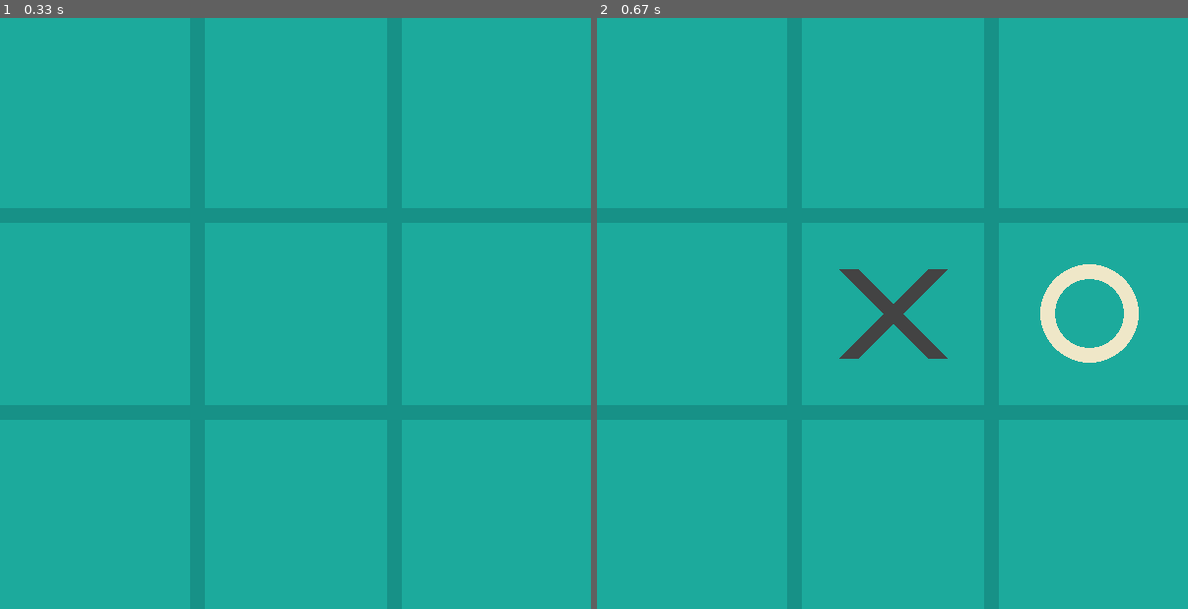
Above: before the commit, frames 1-2 (left to right).
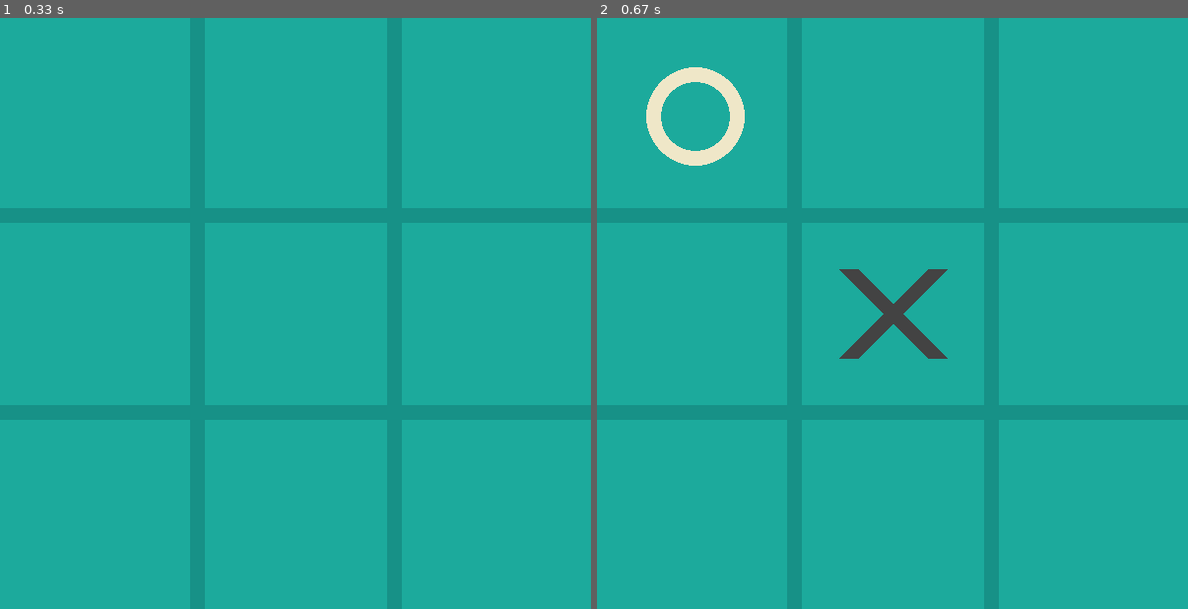
Above: after the commit, the same moments.

Repository: ADolbyB/pygame-ai-tictactoe
Game: pygame game, started from tictactoe.py
The game is run twice, just before and just after one commit, with the same random seed, the same clock (stepped at 60 frames per second) and the same inputs.
Inputs (mouse positions are in pixels of both pictures, inside the frame that each line leads up to):
- Up to frame 1 (0.33 s): no input
- Up to frame 2 (0.67 s): click (892, 313) at 0.38 s

Frame 1 is identical in both runs. In frame 2, 2.2% of the frame differs, in the area x 8-92%, y 8-59%.

Commit message:
Operational Minimax AI Player

Diff:
--- a/ai.py
+++ b/ai.py
@@ -1,11 +1,14 @@
 import random
+import copy
 from board import Board
 
 class AI:
 
-    def __init__(self, level = 0, player = 2):
-        self.level = level
+    def __init__(self, level=1, player=2):
+        self.level = level # level 0 = random, level 1 = Minimax AI
         self.player = player
+
+    # Random Algo:
 
     def random(self, board):
         empty_squares = board.getEmptySquares()
@@ -13,12 +16,71 @@
 
         return empty_squares[index] # random (row, col)
 
+    # Minimax AI Algo:
+
+    # TODO: improve to a/B Pruning method
+    def minimax(self, board, maximizing):
+
+        # terminal case:
+        case = board.finalState() # state is an integer 0 - 2
+
+        # Player 1 Wins:
+        if case == 1:
+            return 1, None # return the evaluation & next move
+
+        # Player 2 Wins (This is the AI player)
+        if case == 2:
+            return -1, None # (-1 value since AI is minimizing)
+            # TODO: Make this a constant that changes with the boolean value of `maximizing`
+
+        elif board.isFull():
+            return 0, None
+
+        if maximizing:
+            max_eval = -100
+            best_move = None
+            empty_squares = board.getEmptySquares() # Get list of (row, col) tuples
+
+            for (row, col) in empty_squares:
+                temp_board = copy.deepcopy(board) # copy current board for next move evaluation
+                temp_board.markSquare(row, col, 1)
+                eval = self.minimax(temp_board, False)[0] # [0] = only return 1st value (eval)
+                # Note has to be OPPOSITE the AI Players initialized value
+                # TODO: Fix that with a constant that encompasses (if case == 2)
+                if (eval > max_eval):
+                    max_eval = eval
+                    best_move = (row, col)
+
+            return max_eval, best_move
+
+        elif not maximizing:
+            min_eval = 100
+            best_move = None
+            empty_squares = board.getEmptySquares() # Get list of (row, col) tuples
+
+            for (row, col) in empty_squares:
+                temp_board = copy.deepcopy(board) # copy current board for next move evaluation
+                temp_board.markSquare(row, col, self.player)
+                eval = self.minimax(temp_board, True)[0] # [0] = only return 1st value (eval)
+                # Note has to be OPPOSITE the AI Players initialized value
+                # TODO: Fix that with a constant that encompasses (if case == 2)
+                if (eval < min_eval):
+                    min_eval = eval
+                    best_move = (row, col)
+
+            return min_eval, best_move
+
+    # Minimax Eval Function:
+
     def eval(self, main_board):
         if self.level == 0:
             # random choice
+            eval = 'random'
             move = self.random(main_board)
         else:
             # minimax algo
-            pass
+            eval, move = self.minimax(main_board, False) # False: AI will minimize
+
+        print(f'AI has chosen to mark square: {move} with eval of: {eval}')
 
         return move # (row, col)
--- a/board.py
+++ b/board.py
@@ -9,7 +9,7 @@
         self.empty_sqrs = self.squares
         self.marked_sqrs = 0
 
-    def final_state(self):
+    def finalState(self):
         # TODO: could make this a switch statement since default case = 0
         # return 0 if game not over & no winner
         # return 1 if player 1 won
--- a/tictactoe.py
+++ b/tictactoe.py
@@ -5,7 +5,7 @@
 
 # PyGame Setup:
 pygame.init()
-pygame.display.set_caption("Unbeatable AI Tic Tac Toe") # Caption at top of window
+pygame.display.set_caption("WTF AI Tic Tac Toe") # Caption at top of window
 
 def main():
 
